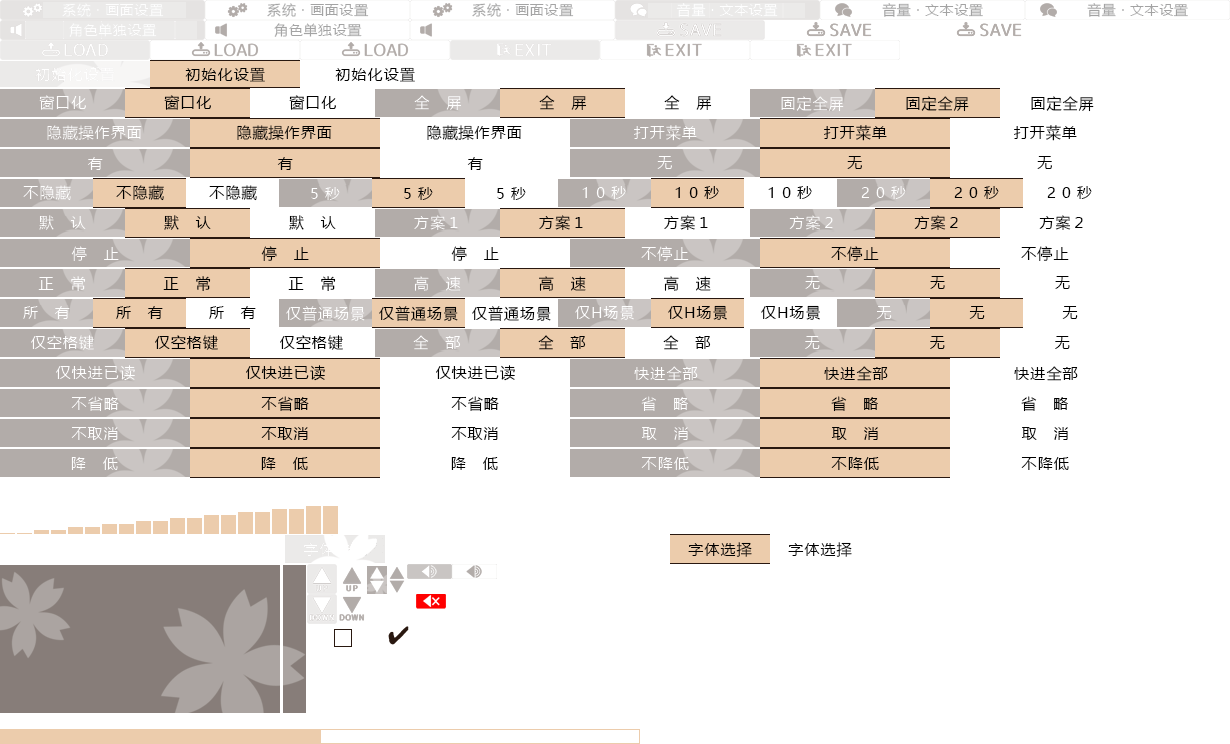
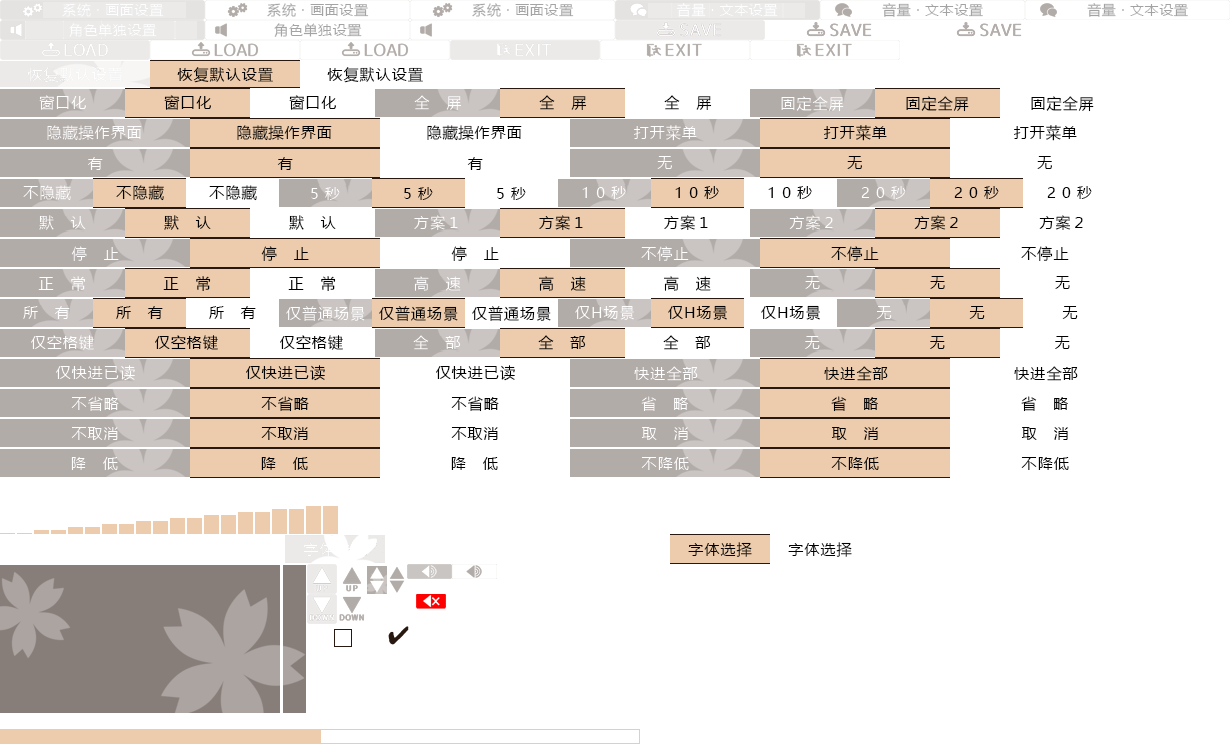
Layers edited between the first and the second 1230px x 744px image:
renamed "初始化设置" to "恢复默认设置", painted on it over [27, 67, 122, 83]
renamed "初始化设置" to "恢复默认设置", painted on it over [177, 67, 273, 83]
renamed "初始化设置" to "恢复默认设置", painted on it over [327, 67, 423, 83]